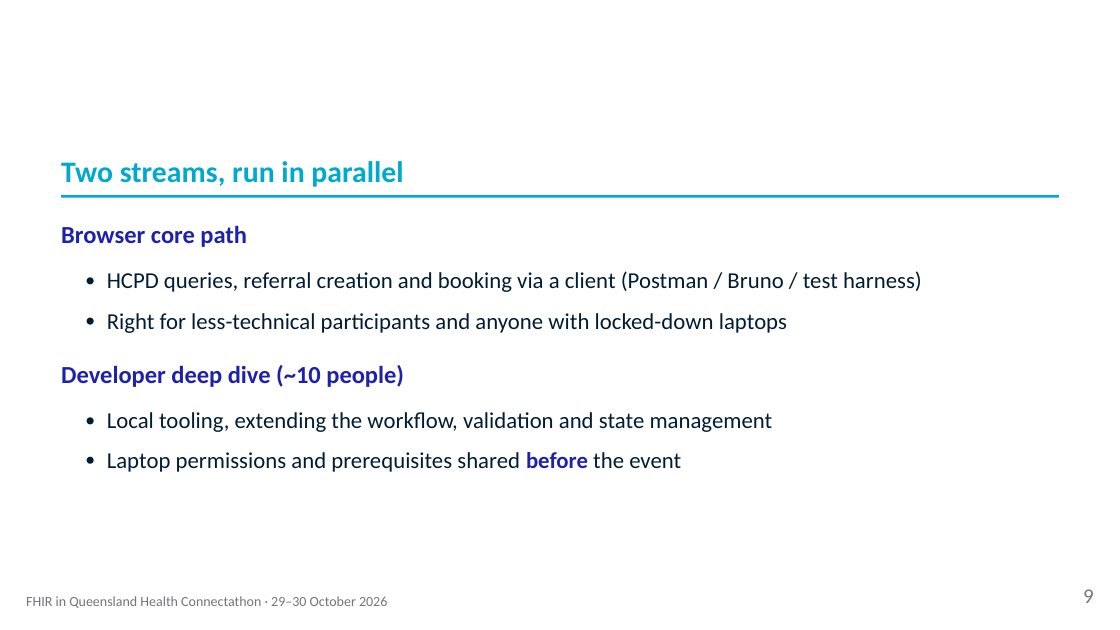
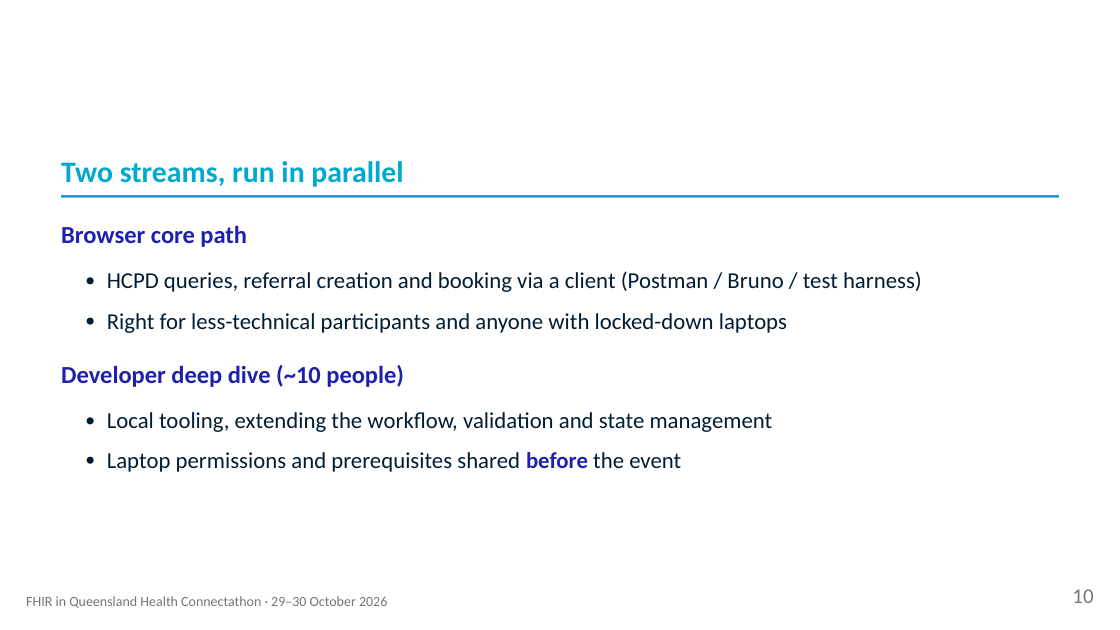
Before and after one commit to aehrc/qh-connectathon, a slide deck: slide 10 of 2026-10-29/1-FHIR-For-Services/Track2-KickOff-Deck.pptx (slide 9 before the commit). Drawn at 1120x630 pixels with LibreOffice and Linux fonts; fonts in the diff are those of the drawing. Boxes give left, top, right and bottom in pixels: in the first picture for what was removed or moved away, otherwise in the second. Text is boxed around its words. In the diff, an @@ line names an element or a change of style, - is before the commit and + after.

```diff
--- a/2026-10-29/1-FHIR-For-Services/Track2-KickOff-Deck.pptx
+++ b/2026-10-29/1-FHIR-For-Services/Track2-KickOff-Deck.pptx
@@ text added at [1072, 589, 1093, 603], 18 pt, text #777777 @@
+10
@@ text removed at [1083, 589, 1094, 603] @@
-9
```
Also in this commit, not shown: 6 other slides changed, 1 slide added, 3 other files.
